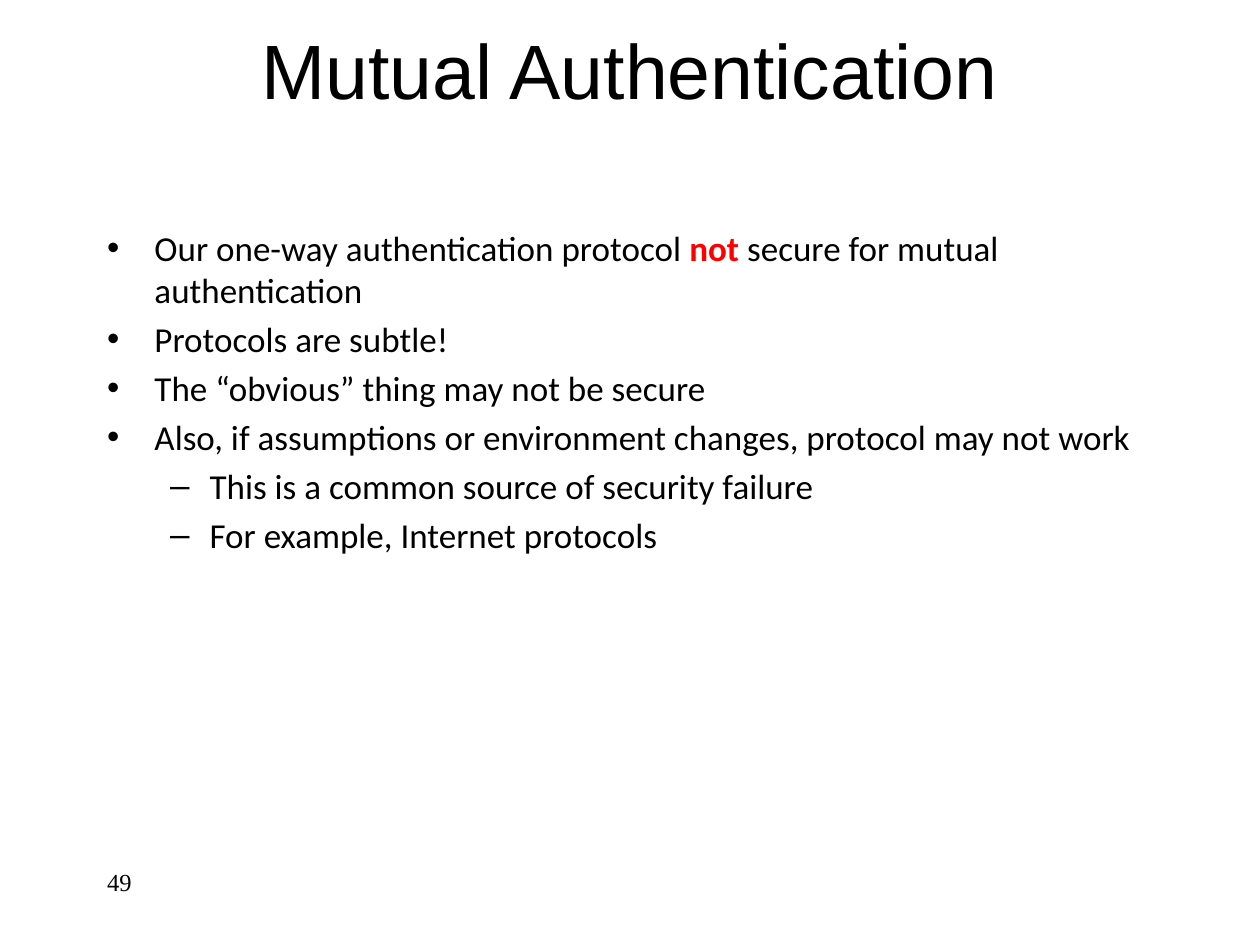
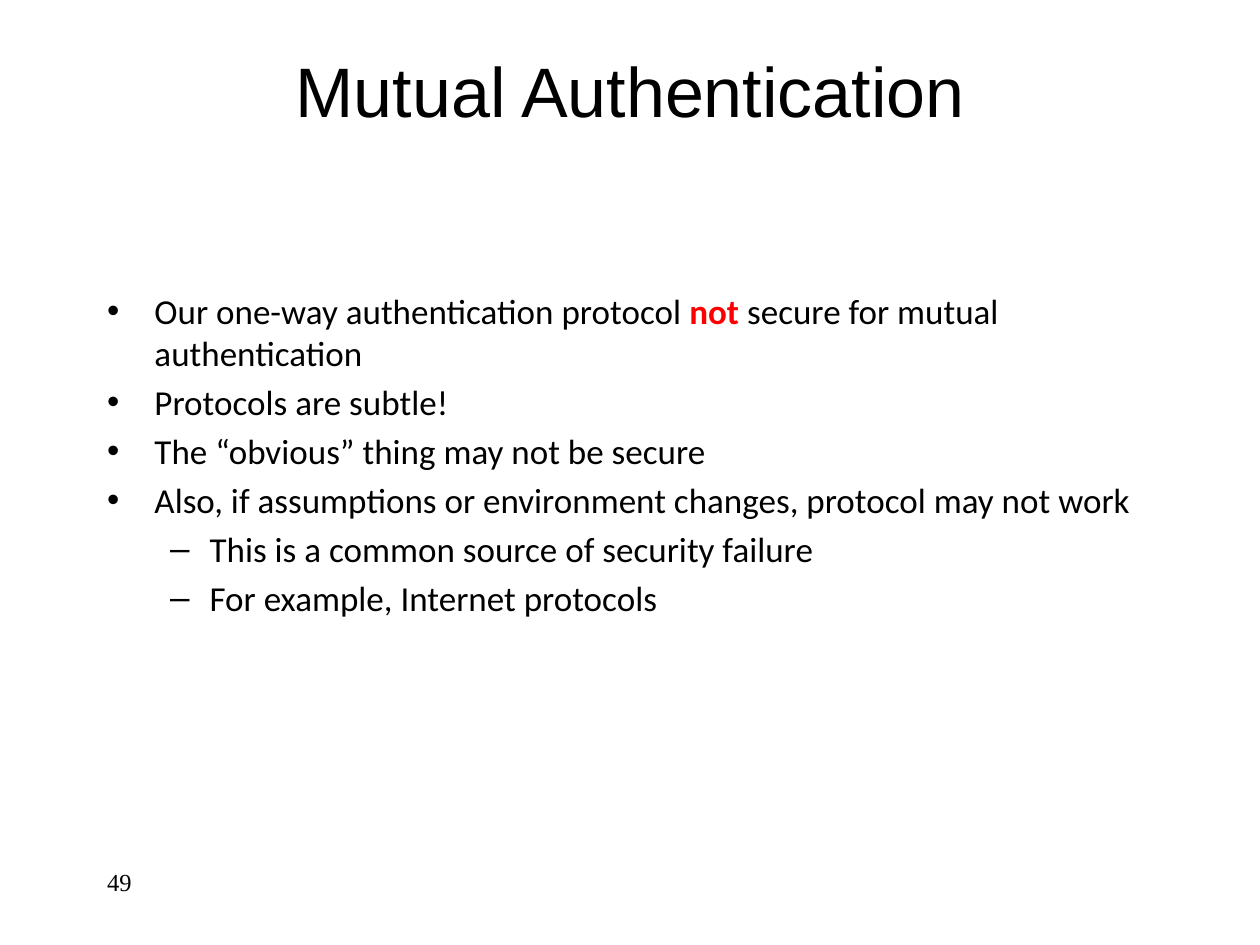
Before and after one commit to jlmucb/class_notes, a slide deck: slide 49 of BerkeleyClass/CS290Spring2013/Lectures/Cryptoclass9.pptx. Drawn at 1260x945 pixels with LibreOffice and Linux fonts; fonts in the diff are those of the drawing. Boxes give left, top, right and bottom in pixels: in the first picture for what was removed or moved away, otherwise in the second. Text is boxed around its words. In the diff, an @@ line names an element or a change of style, - is before the commit and + after.

Commit message:
FOrmatting

```diff
--- a/BerkeleyClass/CS290Spring2013/Lectures/Cryptoclass9.pptx
+++ b/BerkeleyClass/CS290Spring2013/Lectures/Cryptoclass9.pptx
@@ title "Mutual Authentication": place and size @@
-title "Mutual Authentication" at (262,43,998,100)
+title "Mutual Authentication" at (296,66,964,118)
@@ title "Mutual Authentication" at (296,66,964,118): size 44 to 40 pt @@
@@ text "Our one-way authentication protocol not ...": place and size @@
-text "Our one-way authentication protocol not ..." at (154,236,1129,554)
+text "Our one-way authentication protocol not ..." at (154,299,1129,617)
```
Also in this commit, not shown: 28 other slides changed.
